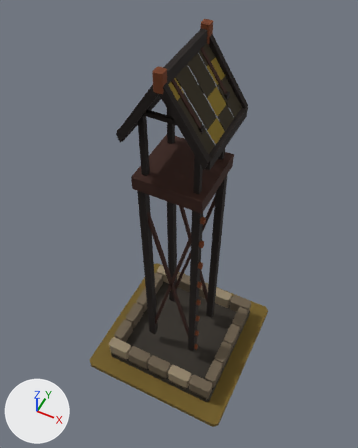
Renders of the glTF model art/tower_t4/tower_t4.glb from each side of a commit.
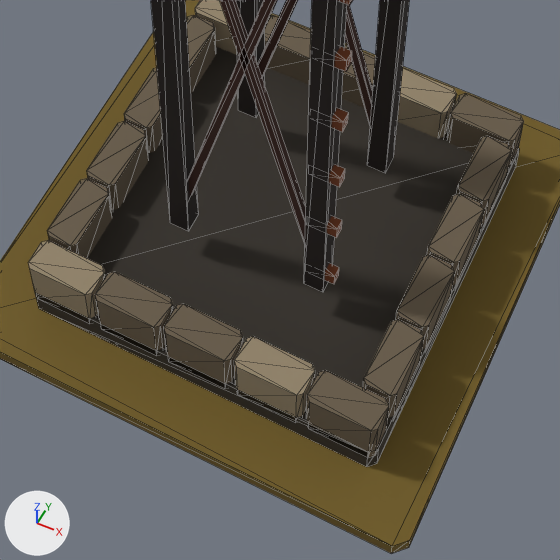
Each version is shown whole from a 50 mm lens placed at (1.044, -2.154, 4.316), pointed at (-0.055, 0.043, 1.569), then close up on the part from 28% to 73% of the width and 60% to 96% of the height. The axes (+X, +Y, +Z) are drawn at lower left. The lights are the same throughout. The first two pictures are the older version. The close-ups show mesh edges as thin lines.

In view in the first close-up: 'MMR | tower | T04 Architecture.001', 'MMR | tower | Tier 04 Ground.001'.
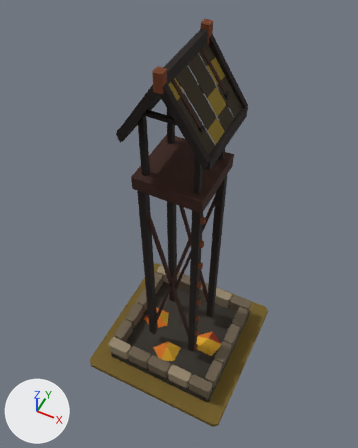
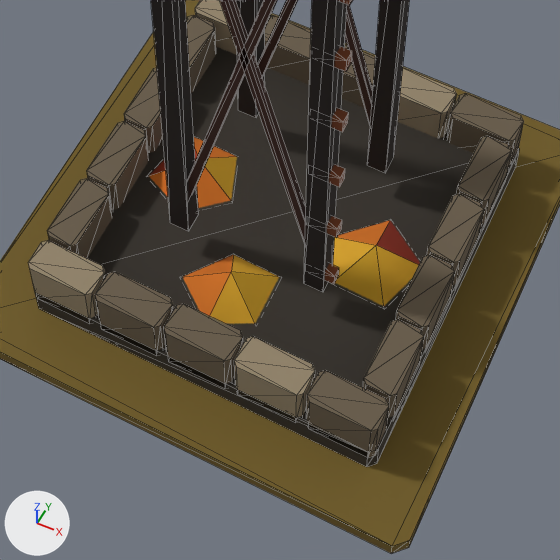
Boxes (x1, y1, x2, y2) around the edits, measured in the close-ups (560 x 560 px):
'MMR | tower | T04 Autumn Dressing.001', added (orange): after (149, 137, 420, 324)

What changed in the scene script:
```text
Add me_mmr___tower___t04_autumn_dressing_001:
    me_mmr___tower___t04_autumn_dressing_001.from_pydata(...)  # 18 vertices, 15 faces; spans x -0.394..0.409, y -0.383..0.12, z 0.085..0.185
    me_mmr___tower___t04_autumn_dressing_001.materials.append(mat_mmr___shared_palette_atlas)  # picture img_mmr_shared_color_palette_64
Add ob_mmr___tower___t04_autumn_dressing_001:
    ob_mmr___tower___t04_autumn_dressing_001 = bpy.data.objects.new('MMR | tower | T04 Autumn Dressing.001', me_mmr___tower___t04_autumn_dressing_001)
    ob_mmr___tower___t04_autumn_dressing_001.location = (0.0, 0.0, 0.05)
```
